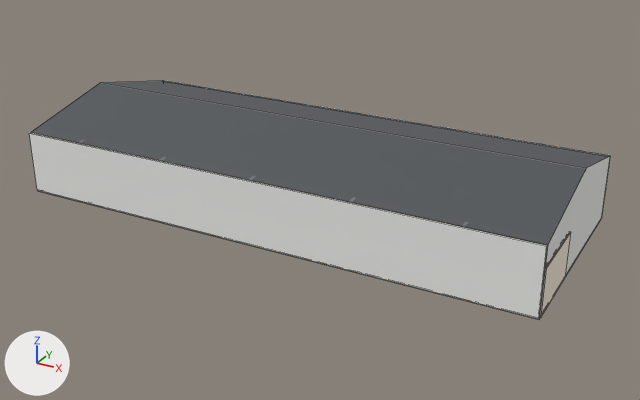
One commit to the Blender file lecoach_gym.blend: the scene before it, then after it.
The view is the same before and after, from a 50 mm lens placed at (24.3, -43.1, 21.8), pointed at (0.9, -0.5, 0.6). Lighting does not change. The marker at lower left points along +X, +Y and +Z. The picture after the commit comes second. Mesh edges are drawn as thin lines on the coarser meshes.

Before the edit, the objects in view are built like this:
```python
me_cube_007 = bpy.data.meshes.new('Cube.007')
me_cube_007.from_pydata(...)  # a box spanning x -16.0..16.0, y -6.6..-6.4, z 0.0..3.8
me_cube_007.materials.append(mat_wall_whiteblock)  # white #efefeb
me_cube_008 = bpy.data.meshes.new('Cube.008')
me_cube_008.from_pydata(...)  # a box spanning x -16.0..16.0, y 6.4..6.6, z 0.0..3.8
me_cube_008.materials.append(mat_wall_whiteblock)  # white #efefeb
me_cube_038 = bpy.data.meshes.new('Cube.038')
me_cube_038.from_pydata(...)  # a box spanning x 15.94..16.06, y -6.4..-2.0, z 0.0..2.6
me_cube_038.materials.append(mat_office_peach)  # pale yellow #f9eddd
me_cube_043 = bpy.data.meshes.new('Cube.043')
me_cube_043.from_pydata(...)  # a box spanning x 2.0..16.0, y -6.4..-2.0, z 2.57..2.63
me_cube_043.materials.append(mat_office_ceiling)  # white #f7f7f3
me_gable_e = bpy.data.meshes.new('Gable_E')
me_gable_e.from_pydata(...)  # 5 vertices, 1 face; spans x 16.0, y -6.5..6.5, z 0.0..5.3
me_gable_e.materials.append(mat_wall_whiteblock)  # white #efefeb
me_roof_s = bpy.data.meshes.new('Roof_S')
me_roof_s.from_pydata(...)  # 4 vertices, 1 face; spans x -16.0..16.0, y -6.5..0.0, z 3.8..5.3
me_roof_s.materials.append(mat_roof_metal)  # dark grey #5d6165
ob_foh_div_16 = bpy.data.objects.new('FOH_div_16', me_cube_038)
ob_foh_div_16.location = (0.0, 0.0, 0.0)
ob_foh_dropceil = bpy.data.objects.new('FOH_dropceil', me_cube_043)
ob_foh_dropceil.location = (0.0, 0.0, 0.0)
ob_gable_e = bpy.data.objects.new('Gable_E', me_gable_e)
ob_gable_e.location = (0.0, 0.0, 0.0)
ob_roof_s = bpy.data.objects.new('Roof_S', me_roof_s)
ob_roof_s.location = (0.0, 0.0, 0.0)
ob_wall_back = bpy.data.objects.new('Wall_Back', me_cube_008)
ob_wall_back.location = (0.0, 0.0, 0.0)
ob_wall_front = bpy.data.objects.new('Wall_Front', me_cube_007)
ob_wall_front.location = (0.0, 0.0, 0.0)
# also in view: 'Roof_N' at (0.0, 3.2, 4.6); 'Ridge' at (0.0, 0.0, 5.2)
```
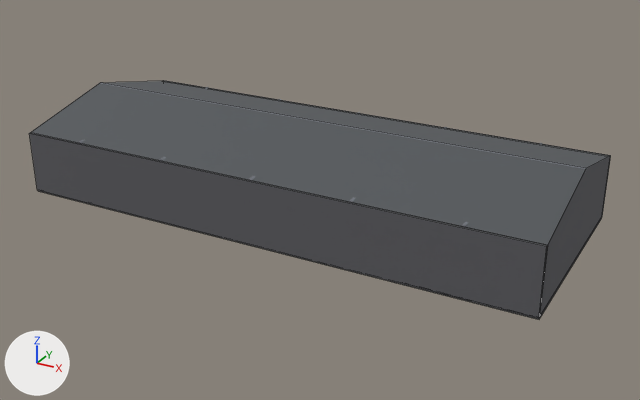
Not visible in the pictures: 'FOH_dropceil'.

Changed parts and their boxes [x1, y1, x2, y2] in the pictures (640 x 400 px):
```json
{"object": "Wall_Front", "change": "recoloured", "before": [29, 133, 548, 319], "after": [29, 133, 548, 319], "on screen": "white to dark grey"}
{"object": "Gable_E", "change": "recoloured", "before": [539, 157, 610, 317], "after": [539, 157, 610, 317], "on screen": "white to dark grey"}
{"object": "FOH_div_16", "change": "deleted", "before": [540, 232, 571, 317], "on screen": "pale yellow"}
{"object": "Wall_Back", "change": "recoloured", "before": [163, 80, 611, 215], "after": [163, 80, 611, 215]}
{"object": "FuncFloor", "change": "added", "after": [540, 220, 600, 316]}
```

The change, as JSON lines over the scene's bpy script:
```json
{"op": "add", "block": "mat_wallext", "code": ["mat_wallext = principled_material('WallExt')", "mat_wallext.base_color = (0.1, 0.1, 0.11)  # dark grey #59595d", "mat_wallext.roughness = 0.9"]}
{"op": "add", "block": "mat_floor", "code": ["mat_floor = principled_material('Floor')", "mat_floor.base_color = (0.11, 0.11, 0.12)  # dark grey #5d5d61", "mat_floor.roughness = 0.9"]}
{"block": "me_cube_007", "where": "me_cube_007.from_pydata(...)  # 8 vertices, 6 faces; spans x -16.0..16.0, y -6.6..-6.4, z 0.0..3.8"}
{"op": "remove", "block": "me_cube_007", "code": "me_cube_007.materials.append(mat_wall_whiteblock)  # white #efefeb"}
{"op": "add", "block": "me_cube_007", "code": "me_cube_007.materials.append(mat_wallext)  # dark grey #59595d"}
{"block": "me_cube_008", "where": "me_cube_008.from_pydata(...)  # 8 vertices, 6 faces; spans x -16.0..16.0, y 6.4..6.6, z 0.0..3.8"}
{"op": "remove", "block": "me_cube_008", "code": "me_cube_008.materials.append(mat_wall_whiteblock)  # white #efefeb"}
{"op": "add", "block": "me_cube_008", "code": "me_cube_008.materials.append(mat_wallext)  # dark grey #59595d"}
{"block": "me_gable_e", "where": "me_gable_e.from_pydata(...)  # 5 vertices, 1 face; spans x 16.0, y -6.5..6.5, z 0.0..5.3"}
{"op": "remove", "block": "me_gable_e", "code": "me_gable_e.materials.append(mat_wall_whiteblock)  # white #efefeb"}
{"op": "add", "block": "me_gable_e", "code": "me_gable_e.materials.append(mat_wallext)  # dark grey #59595d"}
{"op": "add", "block": "me_cube_039_1", "code": ["me_cube_039_1 = bpy.data.meshes.new('Cube.039')", "me_cube_039_1.from_pydata(...)  # a box spanning x 9.0..16.0, y -6.5..6.5, z 0.0..0.04", "me_cube_039_1.materials.append(mat_floor)  # dark grey #5d5d61"]}
{"op": "remove", "block": "ob_foh_div_16", "code": ["ob_foh_div_16 = bpy.data.objects.new('FOH_div_16', me_cube_038)", "ob_foh_div_16.location = (0.0, 0.0, 0.0)"]}
{"op": "remove", "block": "ob_foh_dropceil", "code": ["ob_foh_dropceil = bpy.data.objects.new('FOH_dropceil', me_cube_043)", "ob_foh_dropceil.location = (0.0, 0.0, 0.0)"]}
{"op": "add", "block": "ob_funcfloor", "code": ["ob_funcfloor = bpy.data.objects.new('FuncFloor', me_cube_039_1)", "ob_funcfloor.location = (0.0, 0.0, 0.0)"]}
```
